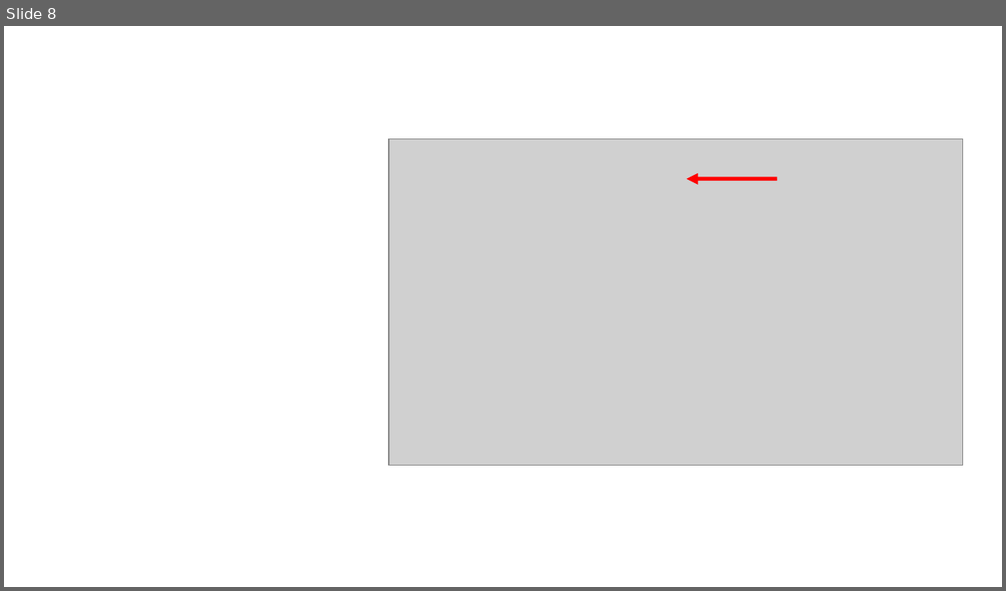
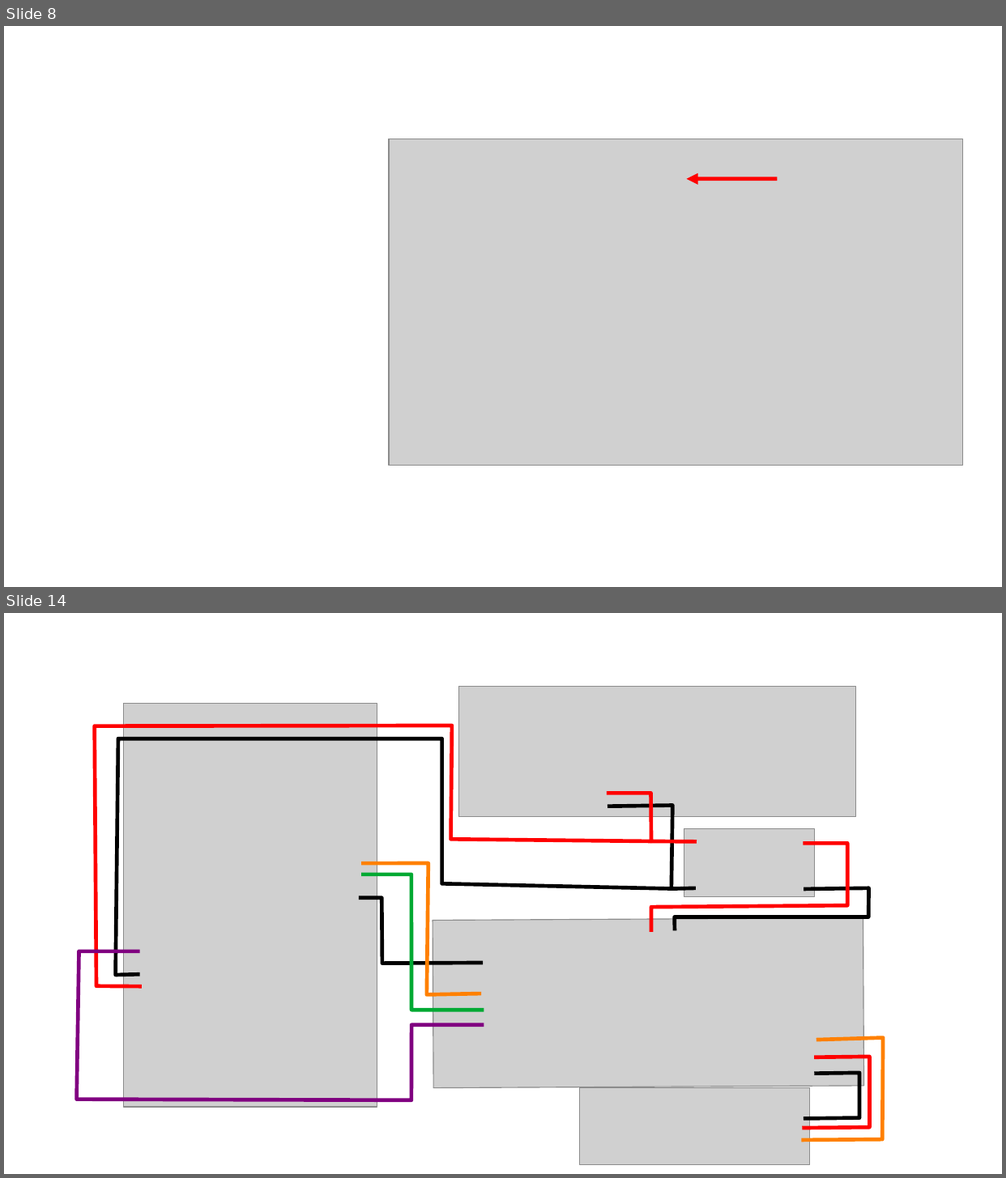
Before and after one commit to QuirkyCort/tutorials, a slide deck: assets/drawings.odp. Shown one above the other, each under a label of ours: slide 8 before the commit, slides 8 and 14 after it; the slides between them are not shown. The pictures are 1006x591 and 1006x1178 pixels, drawn with LibreOffice and Linux fonts; fonts in the diff are those of the drawing; grey boxes stand for pictures. Boxes give left, top, right and bottom in pixels: in the first picture for what was removed or moved away, otherwise in the second. Text is boxed around its words. In the diff, an @@ line names an element or a change of style, - is before the commit and + after.

```diff
--- a/assets/drawings.odp
+++ b/assets/drawings.odp
@@ slide 14 added at <box>4,613,1002,1174</box>, background #FFFFFF @@
@@ picture added at <box>124,704,377,1107</box> @@
@@ picture added at <box>459,687,856,817</box> @@
@@ freeform shape added at <box>95,726,651,986</box>, outline #FF0000 3 pt @@
@@ freeform shape added at <box>116,739,674,975</box>, outline #000000 3 pt @@
@@ freeform shape added at <box>607,793,697,842</box>, outline #FF0000 3 pt @@
@@ freeform shape added at <box>608,806,696,889</box>, outline #000000 3 pt @@
@@ picture added at <box>684,829,815,897</box> @@
@@ freeform shape added at <box>651,843,848,932</box>, outline #FF0000 3 pt @@
@@ freeform shape added at <box>362,864,481,995</box>, outline #FF8000 3 pt @@
@@ freeform shape added at <box>362,875,484,1011</box>, outline #00A933 3 pt @@
@@ freeform shape added at <box>359,898,483,964</box>, outline #000000 3 pt @@
@@ freeform shape added at <box>675,888,870,931</box>, outline #000000 3 pt @@
@@ picture added at <box>432,918,865,1088</box> @@
@@ freeform shape added at <box>76,952,484,1101</box>, outline #800080 3 pt @@
@@ freeform shape added at <box>802,1037,884,1140</box>, outline #FF8000 3 pt @@
@@ freeform shape added at <box>803,1057,870,1128</box>, outline #FF0000 3 pt @@
@@ freeform shape added at <box>803,1073,859,1119</box>, outline #000000 3 pt @@
@@ picture added at <box>581,1088,811,1165</box> @@
```
Also in this commit, not shown: 6 other slides added, 48 other files.
